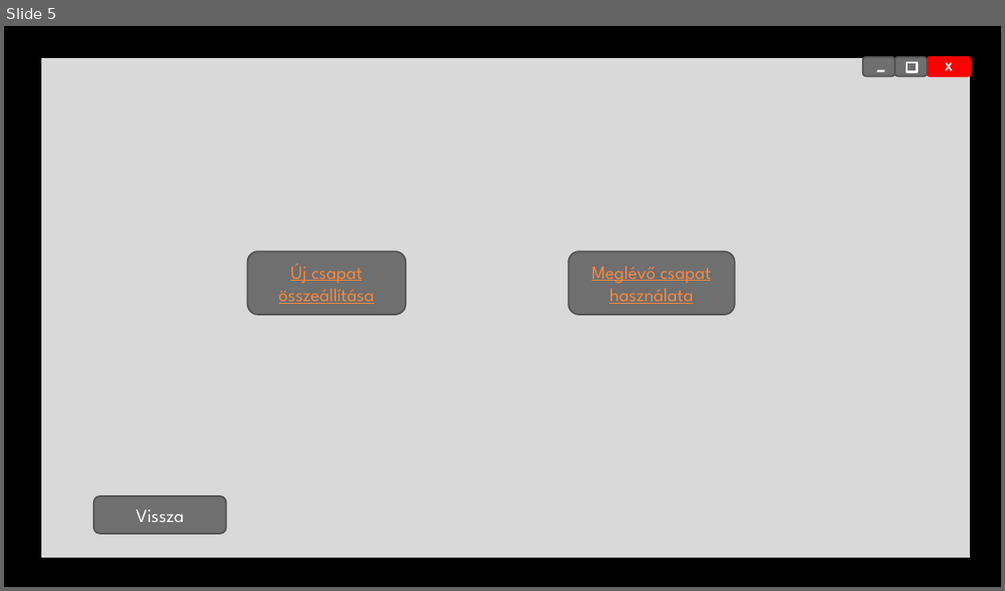
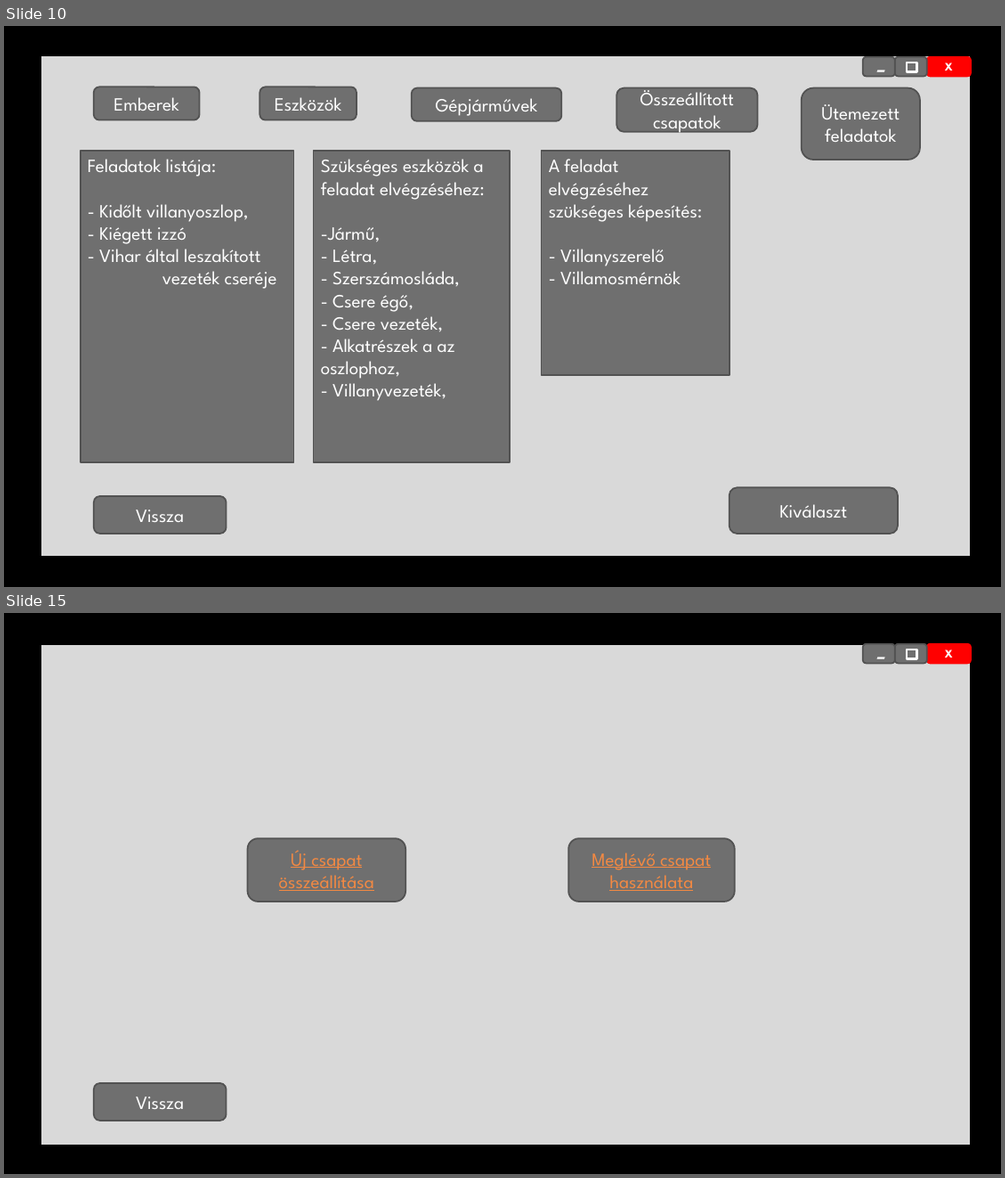
Before and after one commit to B34B77/Szakdolgozat, a slide deck: Dokumentumok/Képernyő tervek.pptx. Shown one above the other, each under a label of ours: slide 5 before the commit, slides 10 and 15 after it; the slides between them are not shown. The pictures are 1005x591 and 1005x1178 pixels, drawn with LibreOffice and Linux fonts; fonts in the diff are those of the drawing; background and template pictures are left out. Boxes give left, top, right and bottom in pixels: in the first picture for what was removed or moved away, otherwise in the second. Text is boxed around its words. In the diff, an @@ line names an element or a change of style, - is before the commit and + after.

```diff
--- a/Dokumentumok/Képernyő tervek.pptx
+++ b/Dokumentumok/Képernyő tervek.pptx
@@ slide 10 added at bbox=[4, 26, 1001, 587], background picture (left out) @@
@@ rectangle added at bbox=[40, 56, 971, 557], fill #D9D9D9, outline #000000 1.5 pt @@
@@ rounded rectangle added at bbox=[863, 56, 896, 76], fill #6F6F6F, outline #525252 1.5 pt, 28 pt, text #FFFFFF, italic @@
+-
@@ rounded rectangle added at bbox=[895, 56, 927, 76], fill #6F6F6F, outline #525252 1.5 pt @@
@@ rectangle added at bbox=[906, 62, 917, 72], fill #6F6F6F, outline #FFFFFF 2.25 pt @@
@@ rounded rectangle added at bbox=[927, 56, 971, 76], fill #FF0000, outline #FF0000 1.5 pt, 11 pt, text #FFFFFF, bold @@
+X
@@ rounded rectangle added at bbox=[94, 87, 199, 119], fill #6F6F6F, outline #525252 1.5 pt, 18 pt, text #FFFFFF @@
+Emberek
@@ rounded rectangle added at bbox=[259, 87, 356, 119], fill #6F6F6F, outline #525252 1.5 pt, 18 pt, text #FFFFFF @@
+Eszközök
@@ rounded rectangle added at bbox=[412, 88, 562, 121], fill #6F6F6F, outline #525252 1.5 pt, 18 pt, text #FFFFFF @@
+Gépjárművek
@@ rounded rectangle added at bbox=[616, 88, 758, 132], fill #6F6F6F, outline #525252 1.5 pt, 18 pt, text #FFFFFF @@
+Összeállított csapatok
@@ rounded rectangle added at bbox=[801, 88, 920, 160], fill #6F6F6F, outline #525252 1.5 pt, 18 pt, text #FFFFFF @@
+Ütemezett feladatok
@@ rectangle added at bbox=[81, 150, 294, 462], fill #6F6F6F, outline #525252 1.5 pt, 18 pt, text #FFFFFF @@
+Feladatok listája:
+- Kidőlt villanyoszlop,
+- Kiégett izzó
+- Vihar által leszakított vezeték cseréje
@@ rectangle added at bbox=[314, 150, 510, 462], fill #6F6F6F, outline #525252 1.5 pt, 18 pt, text #FFFFFF @@
+Szükséges eszközök a feladat elvégzéséhez:
+-Jármű,
+- Létra,
+- Szerszámosláda,
+- Csere égő,
+- Csere vezeték,
+- Alkatrészek a az oszlophoz,
+- Villanyvezeték,
@@ rectangle added at bbox=[542, 150, 729, 375], fill #6F6F6F, outline #525252 1.5 pt, 18 pt, text #FFFFFF @@
+A feladat elvégzéséhez szükséges képesítés:
+- Villanyszerelő
+- Villamosmérnök
@@ rounded rectangle added at bbox=[94, 496, 226, 534], fill #6F6F6F, outline #525252 1.5 pt, 18 pt, text #FFFFFF @@
+Vissza
@@ rounded rectangle added at bbox=[729, 487, 898, 533], fill #6F6F6F, outline #525252 1.5 pt, 18 pt, text #FFFFFF @@
+Kiválaszt
@@ what was slide 5 is now slide 15 @@
```
Also in this commit, not shown: 9 slides changed, 18 other slides added, 2 slides removed.
